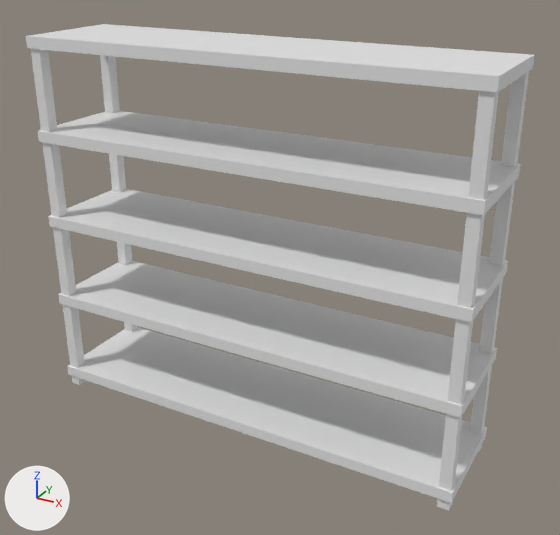
What one commit did to the FBX model Assets/Graphics/Models/etagere.fbx.
The view is the same before and after, from a 50 mm lens placed at (4.06, 19.06, 2.13), pointed at (2.57, 21.77, 0.77). Arrows for +X, +Y and +Z are at lower left; the lights stay in place. The first picture is the older version. Where no turn or scale is listed for an object, it has been applied to the vertices.

Before the edit, the objects in view are built like this:
```python
mat_main = principled_material('Main')
mat_main.base_color = (0.8, 0.8, 0.8)  # white #e7e7e7
me_cube_045 = bpy.data.meshes.new('Cube.045')
me_cube_045.from_pydata(...)  # 72 vertices, 54 faces; spans x -1.0..1.0, y -0.49..0.01, z 0.0..1.71
me_cube_045.materials.append(mat_main)  # white #e7e7e7
ob_etagere = bpy.data.objects.new('etagere', me_cube_045)
ob_etagere.location = (2.488, 22.004, 0.0)
```
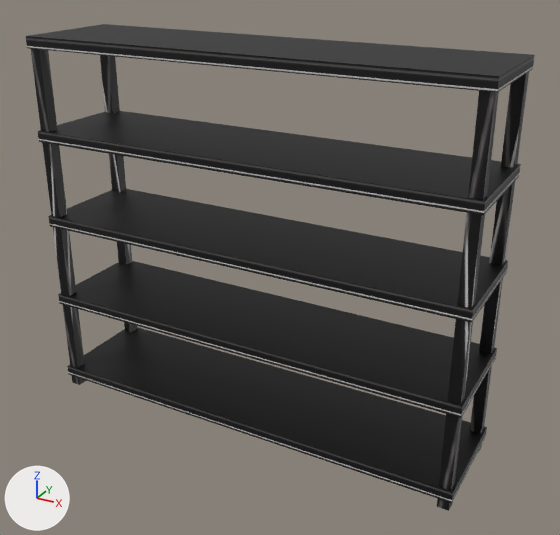
Changed parts and their boxes [x1, y1, x2, y2] in the pictures (560 x 535 px):
'etagere', surface changed (white to black): [26, 24, 535, 511] in both

What the commit changed:
Picture 'grid' (img_grid) is new.
In material 'Main' (mat_main), base_color is no longer (0.8, 0.8, 0.8), white #e7e7e7.
In material 'Main' (mat_main), texture is now set to img_grid.
